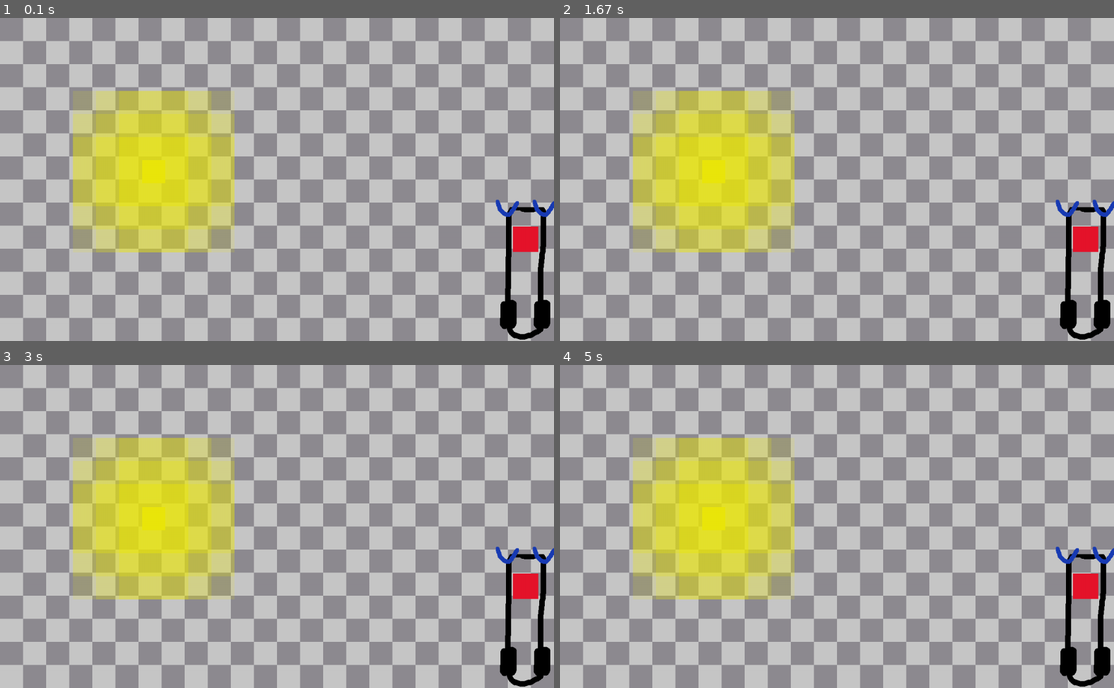
Above: before the commit, frames 1-4 (two rows, left to right).
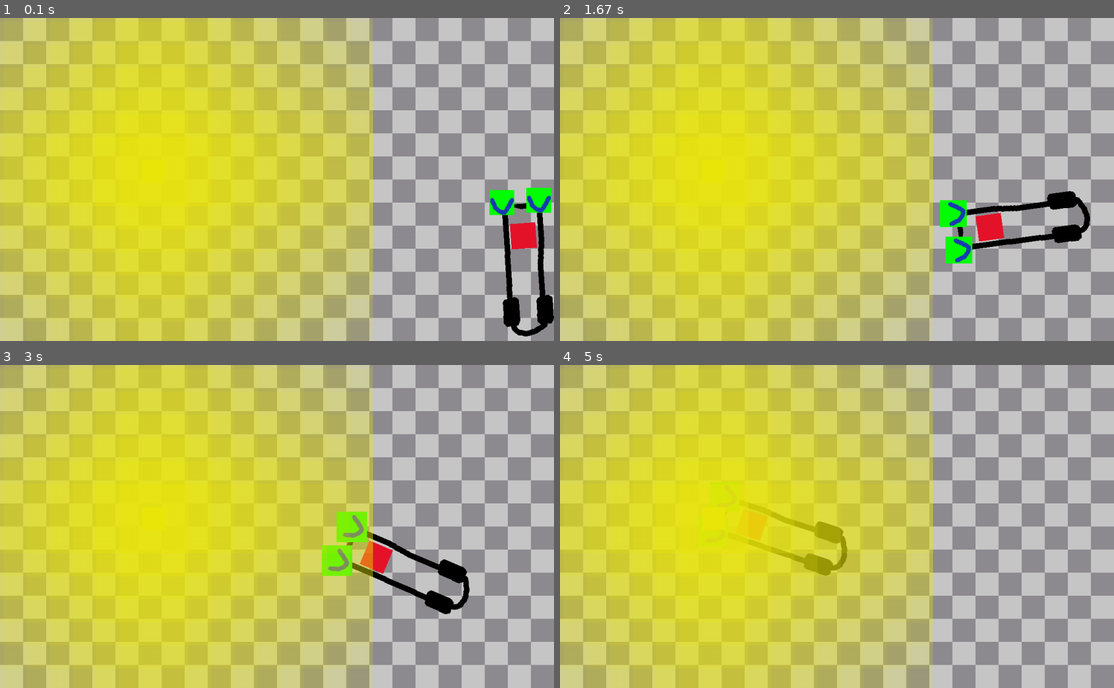
Above: after the commit, the same moments.

Repository: srchd/braitenberg
Game: pygame game, started from main.py
Same seed, same stepped clock (60 frames per second), same inputs: the game is played once before the commit and once after it.
Inputs:
- Up to frame 1 (0.1 s): no input
- Up to frame 2 (1.67 s): no input
- Up to frame 3 (3 s): no input
- Up to frame 4 (5 s): no input

The runs differ from the first frame. In frame 1, 66% of the frame differs, in the area x 0-100%, y 0-100%; in frame 2, 68%; in frame 3, 68%; in frame 4, 67%.

Commit message:
First Prototype of Braitenberg vehicle for demo

Diff:
--- a/lib/objects/car.py
+++ b/lib/objects/car.py
@@ -22,6 +22,7 @@
         self.x -= self.img.get_height() / 2
         self.y -= self.img.get_width() / 2
         self.rotation = 90
+        self.stopped = False
 
     def draw(self, surface: pygame.Surface) -> None:
         """
@@ -53,3 +54,14 @@
         self.y -= vel * math.sin(math.radians(self.rotation + 180))
 
         return
+
+    def stop(self) -> None:
+        """Stops the car"""
+        self.stopped = True
+
+    def has_stopped(self) -> bool:
+        """
+        Returns:
+            self.stopped (bool): Represents if the car has stopped moving or not.
+        """
+        return self.stopped
--- a/lib/objects/controller.py
+++ b/lib/objects/controller.py
@@ -32,3 +32,34 @@
         car.img.blit(self.img, new_rect)
 
         return
+
+    def control_car(self, car: Car, right_light, left_light) -> None:
+        """
+        Controls the Car. (Ideally the wheels, this might need to be refactored in such a way).
+        Steers the car towards the light, and moves it a little as well.
+        If both the sensors are reading the same light, the car only goes forward.
+
+        Parameters:
+            car (Car): The car in question.
+            right_light (int): The alpha value readed from the right light sensor.
+            left_light (int): The alpha value readed from the left light sensor.
+        """
+        if right_light > left_light:
+            car.rotate_object(-1)
+            car.move(-1)
+        elif right_light < left_light:
+            car.rotate_object(1)
+            car.move(-1)
+
+        # Standard movement, going in circles, I call it idle movement.
+        elif right_light == 0 and left_light == 0:
+            car.rotate_object(1)
+            car.move(-2)
+        else:
+            car.move(-5)
+
+            # If both sensors read the same 255 value, the car stops.
+            if right_light == 255 and left_light == 255:
+                car.stop()
+
+        return
--- a/lib/objects/light_source.py
+++ b/lib/objects/light_source.py
@@ -22,6 +22,8 @@
         self.radius = radius
         # size = radius * 2 + 1 -> the length of the rectangle
         self.alpha_array = create_multi_dimensional_fading_array(self.radius * 2 + 1, 255, 125)
+
+        self.light_sources = []
 
     def draw(self, surface: pygame.Surface, scaling_factor: float) -> None:
         """
@@ -51,8 +53,16 @@
                 alpha_x = int((x - start_x) / light_source.get_width())
                 alpha_y = int((y - start_y) / light_source.get_width())
 
-                light_source.set_alpha(self.alpha_array[alpha_x, alpha_y])
+                # Need to copy a surface, otherwise all the alpha values would be the last one.
+                plotting_light = light_source.copy()
 
-                surface.blit(light_source, (x, y))
+                plotting_light.set_alpha(self.alpha_array[alpha_x, alpha_y])
+
+                rect = plotting_light.get_rect()
+                rect.centerx = x
+                rect.centery = y
+                self.light_sources.append((plotting_light, rect))
+
+                surface.blit(plotting_light, (x, y))
 
         return
--- a/lib/objects/sensor.py
+++ b/lib/objects/sensor.py
@@ -2,6 +2,7 @@
 
 from lib.objects.drawable_object import DrawableObject
 from lib.objects.car import Car
+from lib.objects.light_source import LightSource
 
 
 class Sensor(DrawableObject):
@@ -39,8 +40,30 @@
         # Rotates the image, the offset vector, and adding the vector to the pivot point
         rotated_image = pygame.transform.rotozoom(self.img, self.rotation, 1)
         rotated_offset = self.offset_vector.rotate(-self.rotation)
-        rect = rotated_image.get_rect(center=(car.x, car.y)+rotated_offset)
+        self.rect = rotated_image.get_rect(center=(car.x, car.y)+rotated_offset)
 
-        surface.blit(rotated_image, rect)
+        pygame.draw.rect(surface, (0, 255, 0), self.rect)
+
+        surface.blit(rotated_image, self.rect)
 
         return
+
+    def check_light(self, light_sources: list[(LightSource, pygame.Rect)]) -> int:
+        """
+        Checks the sorruinding for light. Returns the alpha value, if found, otherwise 0.
+
+        Parameters:
+            light_sources (list[(LightSource, pygame.Rect)]): A list of (LightSource, rect) tuples. Checks the rect for collision.
+
+        Returns:
+            alpha (int): The alpha value for the collided LightSource.
+        """
+        alpha = 0
+
+        for light_source, rect in light_sources:
+            light_rect = rect
+
+            if self.rect.colliderect(light_rect):
+                alpha = max(light_source.get_alpha(), alpha)
+
+        return alpha
--- a/windows/main_window.py
+++ b/windows/main_window.py
@@ -44,7 +44,7 @@
         self.controller = Controller(0, 0, path_to_controller)
 
         path_to_light_source = 'images/light_source.png'
-        self.light_source = LightSource(333, 333, path_to_light_source, 3)
+        self.light_source = LightSource(333, 333, path_to_light_source, 9)
 
         path_to_sensor = 'images/sensor.png'
         left_sensor_offset_vector = pygame.math.Vector2(40, 150)  # Offset vector form the center of the car
@@ -70,15 +70,18 @@
             for event in pygame.event.get():
                 if event.type == pygame.QUIT:
                     finished = True
-                if event.type == pygame.KEYDOWN:
-                    if event.key == pygame.K_w:
-                        self.car.move(-20)
-                    if event.key == pygame.K_s:
-                        self.car.move(20)
-                    if event.key == pygame.K_a:
-                        self.car.rotate_object(10)
-                    if event.key == pygame.K_d:
-                        self.car.rotate_object(-10)
+                """
+                Controlling with keyboard, only for testing purposes.
+                """
+                # if event.type == pygame.KEYDOWN:
+                #     if event.key == pygame.K_w:
+                #         self.car.move(-20)
+                #     if event.key == pygame.K_s:
+                #         self.car.move(20)
+                #     if event.key == pygame.K_a:
+                #         self.car.rotate_object(10)
+                #     if event.key == pygame.K_d:
+                #         self.car.rotate_object(-10)
 
             draw_checkerboard_background(self.surface, self.background_image, self.scaling_factor)
             self.car.draw(self.surface)
@@ -87,4 +90,10 @@
             self.right_sensor.draw(self.car, self.surface)
             self.light_source.draw(self.surface, self.scaling_factor)
 
+            if not self.car.has_stopped():
+                left_light = self.left_sensor.check_light(self.light_source.light_sources)
+                right_light = self.right_sensor.check_light(self.light_source.light_sources)
+                print(f"LEFT:    {left_light}      RIGHT:    {right_light}")
+                self.controller.control_car(self.car, right_light, left_light)
+
             pygame.display.update()
